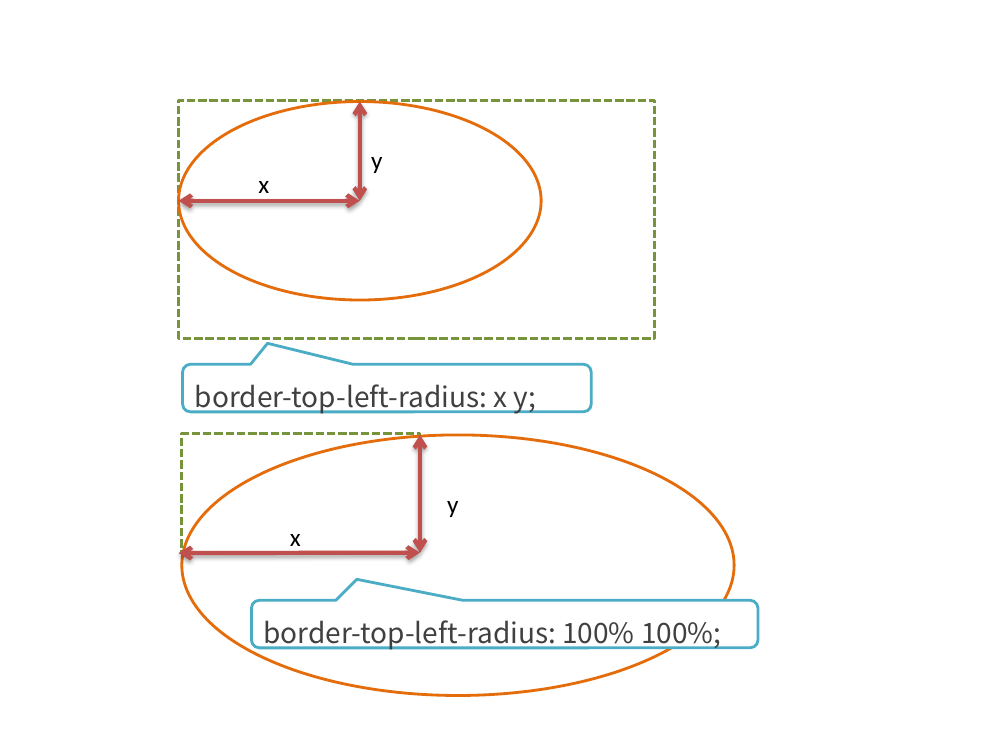
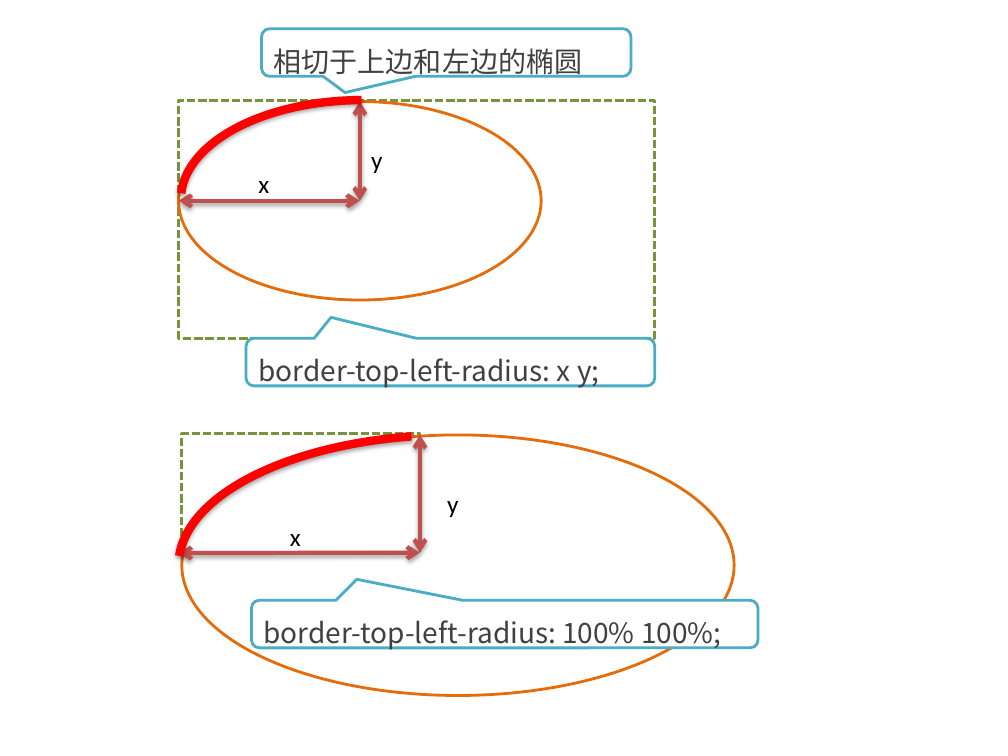
Before and after one commit to kong66/webAni, a slide deck: slide 6 of 7-neon2/neon2.pptx. Drawn at 1008x756 pixels with LibreOffice and Linux fonts; fonts in the diff are those of the drawing. Boxes give left, top, right and bottom in pixels: in the first picture for what was removed or moved away, otherwise in the second. Text is boxed around its words. In the diff, an @@ line names an element or a change of style, - is before the commit and + after.

```diff
--- a/7-neon2/neon2.pptx
+++ b/7-neon2/neon2.pptx
@@ rounded speech box added at (x1=262, y1=29, x2=631, y2=77), fill #FFFFFF, outline #4BACC6 2 pt, 20 pt, text #404040 @@
+相切于上边和左边的椭圆
@@ arc (boxed as its full ellipse) added at (x1=181, y1=100, x2=544, y2=298), outline #FF0000 6 pt @@
@@ rounded speech box "border-top-left-radius: x y;" moved from (x1=182, y1=364, x2=592, y2=411) to (x1=246, y1=339, x2=655, y2=386) @@
@@ arc (boxed as its full ellipse) added at (x1=178, y1=434, x2=731, y2=696), outline #FF0000 6 pt @@
```
Also in this commit, not shown: 12 other slides changed, 21 slides added, 6 slides removed, 4 other files.
